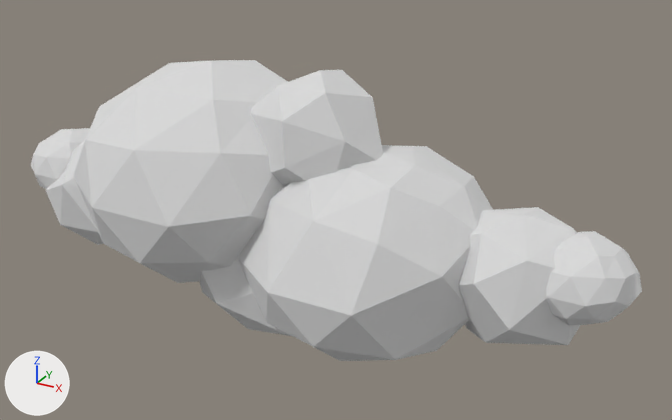
The glTF model public/models/cloud-big.glb, before and after one commit.
One viewpoint serves both versions: a 50 mm lens placed at (5.89, -9.43, 4.86), pointed at (0.57, 0.25, 0.02). The axes (+X, +Y, +Z) are drawn at lower left. The lights are the same throughout. Where no turn or scale is listed for an object, it has been applied to the vertices.

The first picture shows 'cloud-big'.
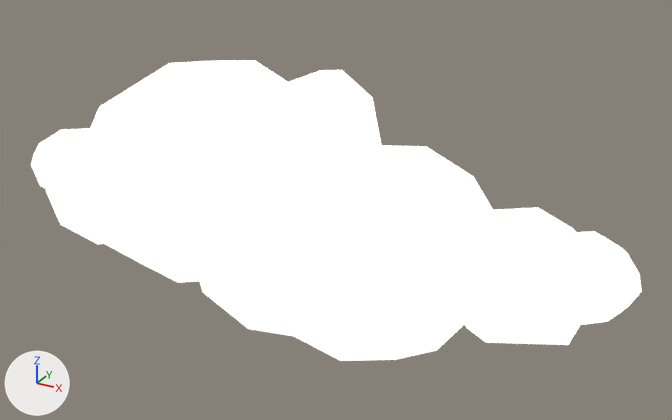
Edits to the bpy script that builds the scene:
```text
Add img_base:
    img_base = load_image('base', '_unpacked/base', 1024, 1024, 'sRGB')
Add mat_lowpoly_colors_001:
    mat_lowpoly_colors_001 = bpy.data.materials.new('LOWPOLY-COLORS.001')
    # uses the picture img_base
Change me_cloud_big:
    where me_cloud_big.from_pydata(...)  # 502 vertices, 972 faces; spans x -4.36..4.5, y -1.78..1.79, z -1.75..1.91
    remove me_cloud_big.materials.append(mat_clouds)  # white #e7e7e7
    add me_cloud_big.materials.append(mat_lowpoly_colors_001)
```

Pixel boxes (x1, y1, x2, y2) of what changed, in the pictures (672 x 420 px):
'cloud-big', recoloured
    both: (31, 60, 642, 361)
